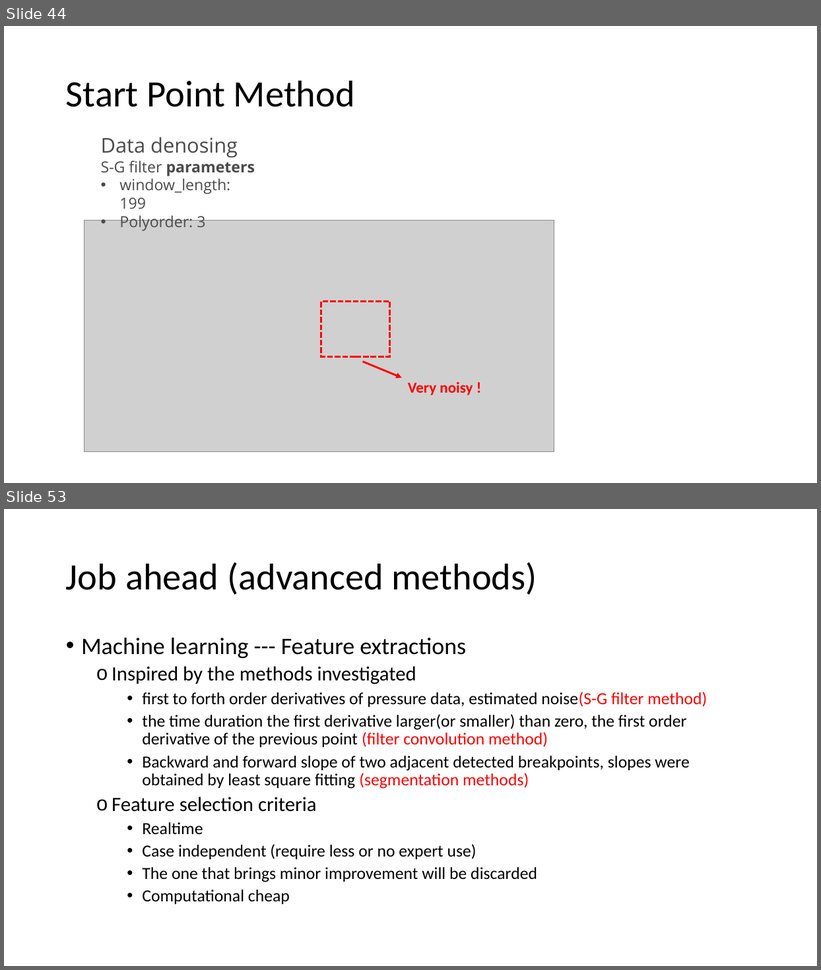
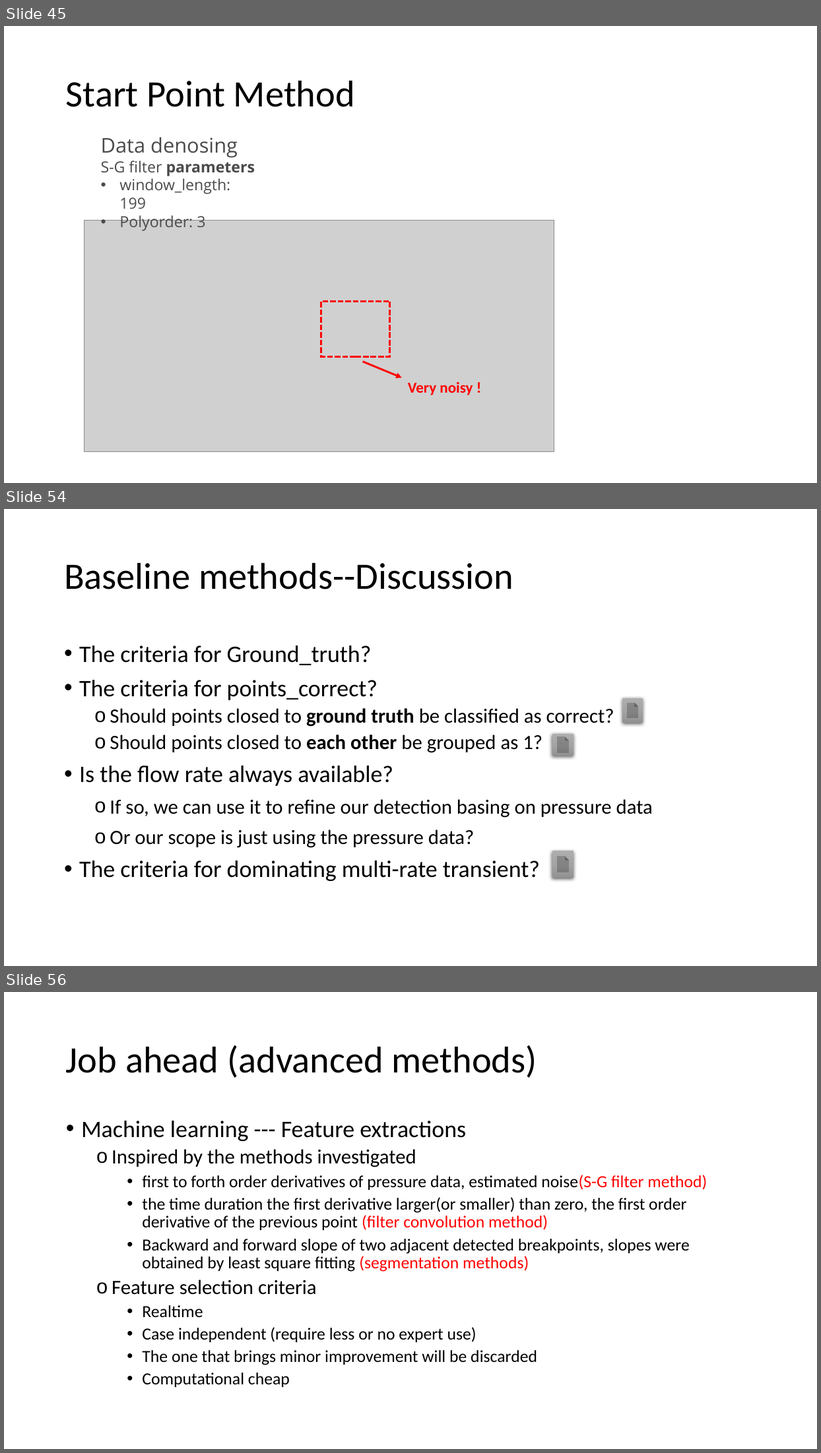
Before and after one commit to juneciel510/transient_identification, a slide deck: Transient_identification_LejunChen.pptx. Shown one above the other, each under a label of ours: slides 44 and 53 before the commit, slides 45, 54 and 56 after it; the slides between them are not shown. The pictures are 821x970 and 821x1453 pixels, drawn with LibreOffice and Linux fonts; fonts in the diff are those of the drawing; grey boxes stand for pictures. Boxes give left, top, right and bottom in pixels: in the first picture for what was removed or moved away, otherwise in the second. Text is boxed around its words. In the diff, an @@ line names an element or a change of style, - is before the commit and + after.

```diff
--- a/Transient_identification_LejunChen.pptx
+++ b/Transient_identification_LejunChen.pptx
@@ slide 54 added at box(4, 509, 817, 966), background #FFFFFF @@
@@ title added at box(64, 562, 514, 590), 44 pt, text #000000 @@
+Baseline methods--Discussion
@@ text added at box(79, 646, 653, 881), 24 pt, text #000000 @@
+• The criteria for Ground_truth?
+• The criteria for points_correct?
+  o Should points closed to ground truth be classified as correct?
+  o Should points closed to each other be grouped as 1?
+• Is the flow rate always available?
+  o If so, we can use it to refine our detection basing on pressure data
+  o Or our scope is just using the pressure data?
+• The criteria for dominating multi-rate transient?
@@ action button document added at box(622, 698, 643, 722), fill gradient #AFAFAF to #A5A5A5 to #939393 @@
@@ action button document added at box(552, 734, 574, 756), fill gradient #AFAFAF to #A5A5A5 to #939393 @@
@@ action button document added at box(552, 851, 574, 878), fill gradient #AFAFAF to #A5A5A5 to #939393 @@
@@ what was slide 44 is now slide 45 @@
@@ what was slide 53 is now slide 56 @@
```
Also in this commit, not shown: 15 slides changed, 3 other slides added, 5 other files.
